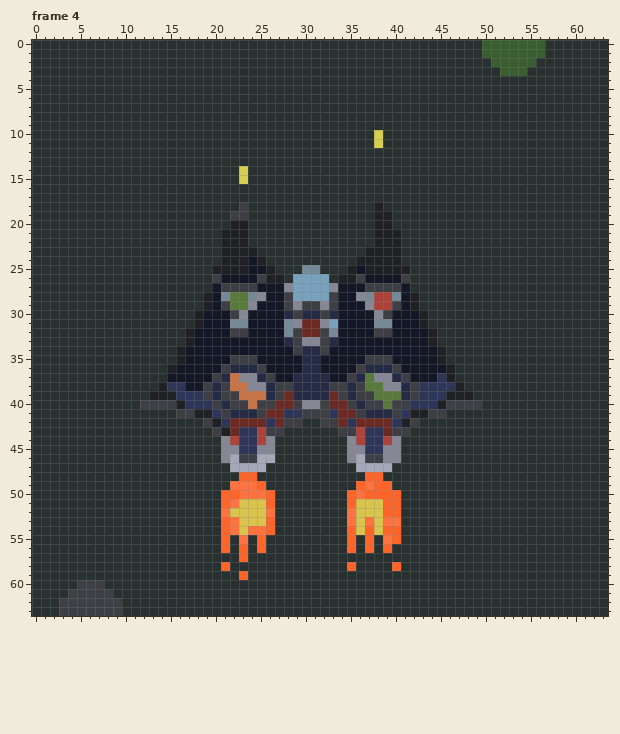
Pixel-art file: simples-spaceship.aseprite. That is the earlier state.
64x64 pixels, 7 frames. Colours within 5 levels of each other are drawn and written as one. Shown: frame 4. The commit also changed other frames, which this record leaves out.
Once edited:
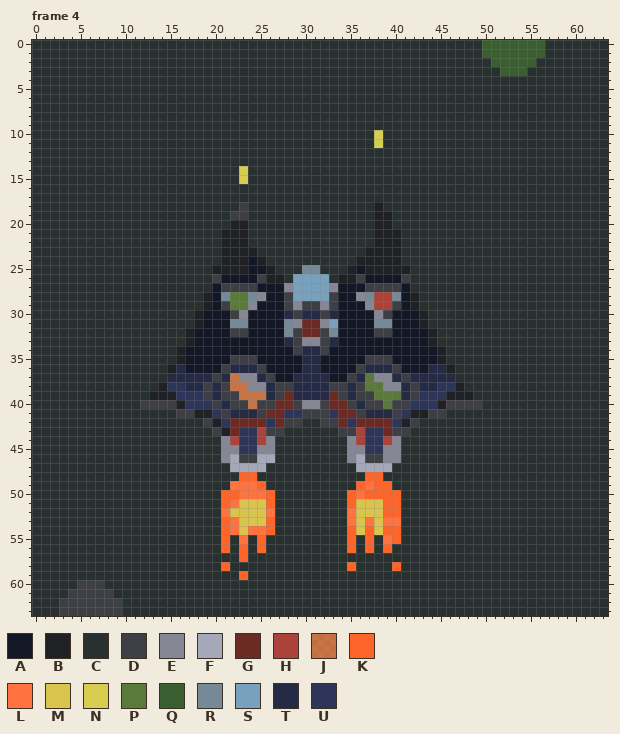
Palette (. is transparent): A #131726  B #202124  C #283030  D #3e3f45  E #858794  F #a5a8b8  G #6b2a24  H #ab433a  J #c44600a8  K #ff6529  L #ff7340  M #d9c44e  N #d7ce51  P #5a7a3afe  Q #3a5e2f  R #758997  S #77a1bd  T #262b45  U #2d3659
What changed:
{"where": "frame 4"}
{"frame":4,"y":36,"x":16,"old":"A","new":"T"}
{"frame":4,"y":36,"x":44,"old":"AA","new":"TT"}
{"frame":4,"y":37,"x":15,"old":"AAAAA","new":"TTTTT"}
{"frame":4,"y":37,"x":42,"old":"AAAUB","new":"TTTTT"}
{"frame":4,"y":38,"x":17,"old":"AA","new":"TT"}
{"frame":4,"y":38,"x":43,"old":"UU","new":"TT"}
{"label":"changed","picture_box":[167,364,212,391]}
{"label":"changed","picture_box":[410,364,455,391]}
